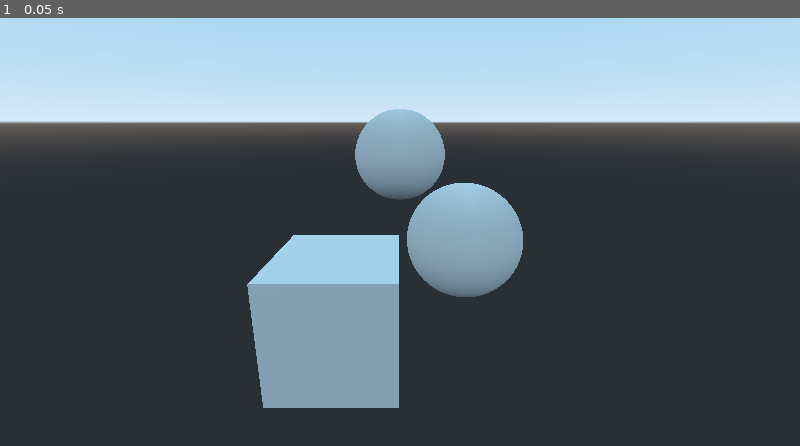
Above: before the commit, frame 1.
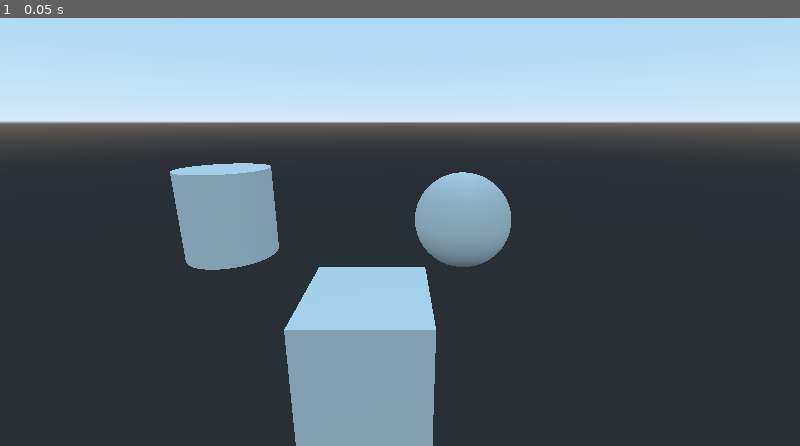
Above: after the commit, the same moment.

Repository: mohxmmad/grtc
Game: Godot game, scene res://GRTC.tscn
The game is run twice, just before and just after one commit, with the same random seed, the same clock (stepped at 60 frames per second) and the same inputs.
Inputs:
- Up to frame 1 (0.05 s): no input

The runs differ from the first frame. In frame 1, 13% of the frame differs, in the area x 21-66%, y 21-100%.

Commit message:
Initial commit from Godot GRTC Panel

Diff:
--- a/GRTC.tscn
+++ b/GRTC.tscn
@@ -4,21 +4,21 @@
 
 [sub_resource type="SphereMesh" id=2]
 
-[sub_resource type="CapsuleMesh" id=3]
+[sub_resource type="CylinderMesh" id=3]
 
 [node name="GRTC" type="Spatial"]
 
 [node name="Cube" type="MeshInstance" parent="."]
-transform = Transform( 1, 0, 0, 0, 1, 0, 0, 0, 1, -1.011, -1.059, 0 )
+transform = Transform( 1, 0, 0, 0, 1, 0, 0, 0, 1, -0.524, -1.635, 0.161 )
 mesh = SubResource( 1 )
 
 [node name="Camera" type="Camera" parent="."]
 transform = Transform( 1, 0, 0, 0, 0.965926, 0.258819, 0, -0.258819, 0.965926, 0, 2, 5 )
 
 [node name="Sphere" type="MeshInstance" parent="."]
-transform = Transform( 1, 0, 0, 0, 1, 0, 0, 0, 1, 1.121, 0, -0.6 )
+transform = Transform( 1, 0, 0, 0, 1, 0, 0, 0, 1, 1.31869, 0, -1.83691 )
 mesh = SubResource( 2 )
 
 [node name="MeshInstance" type="MeshInstance" parent="."]
-transform = Transform( 1, 0, 0, 0, 1, 0, 0, 0, 1, 0, 1.28573, -3.08634 )
+transform = Transform( 1, 0, 0, 0, 1, 0, 0, 0, 1, -3.959, 0, -2.49 )
 mesh = SubResource( 3 )
Not shown, added: grtc.mlt
